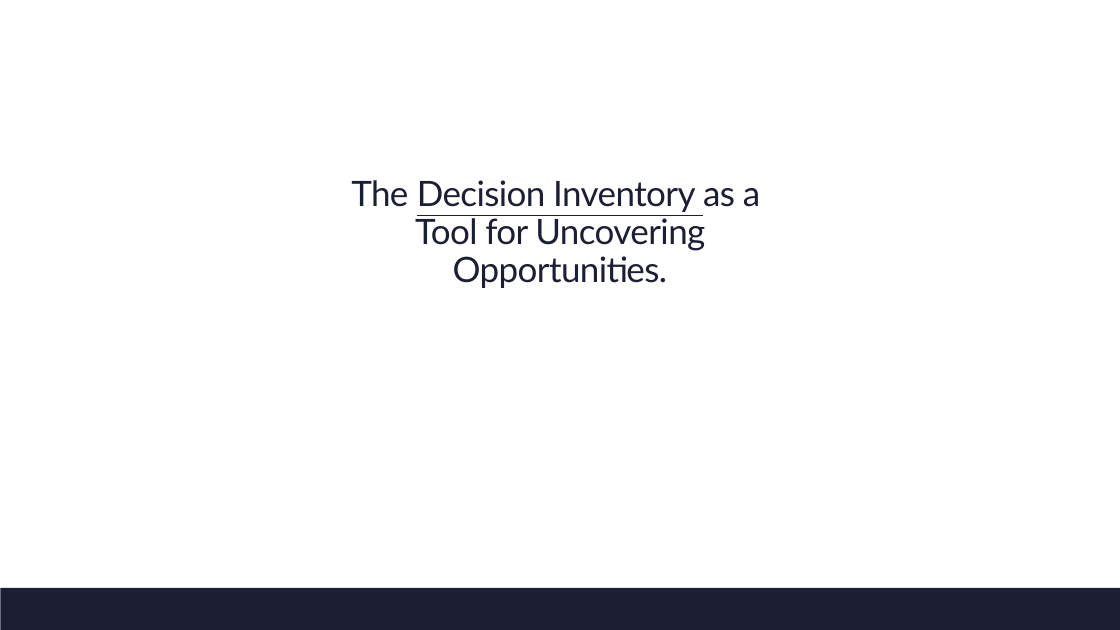
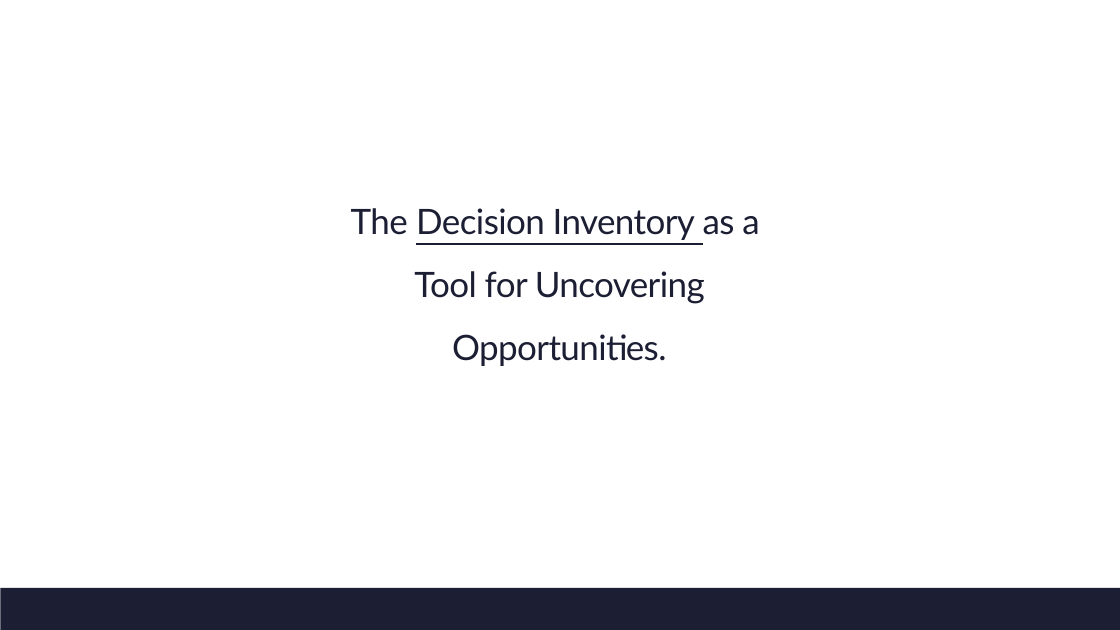
Before and after one commit to dkent287/Restaurant-Pricing, a slide deck: slide 19 of FDRC Deck.pptx (slide 15 before the commit). Drawn at 1120x630 pixels with LibreOffice and Linux fonts; fonts in the diff are those of the drawing. Boxes give left, top, right and bottom in pixels: in the first picture for what was removed or moved away, otherwise in the second. Text is boxed around its words. In the diff, an @@ line names an element or a change of style, - is before the commit and + after.

```diff
--- a/FDRC Deck.pptx
+++ b/FDRC Deck.pptx
@@ text "The Decision Inventory as a ..." at <box>351,208,759,366</box>: line spacing 0.9 to 1.5 @@
```
Also in this commit, not shown: 11 other slides changed, 9 slides added, 6 slides removed, 2 other files.
